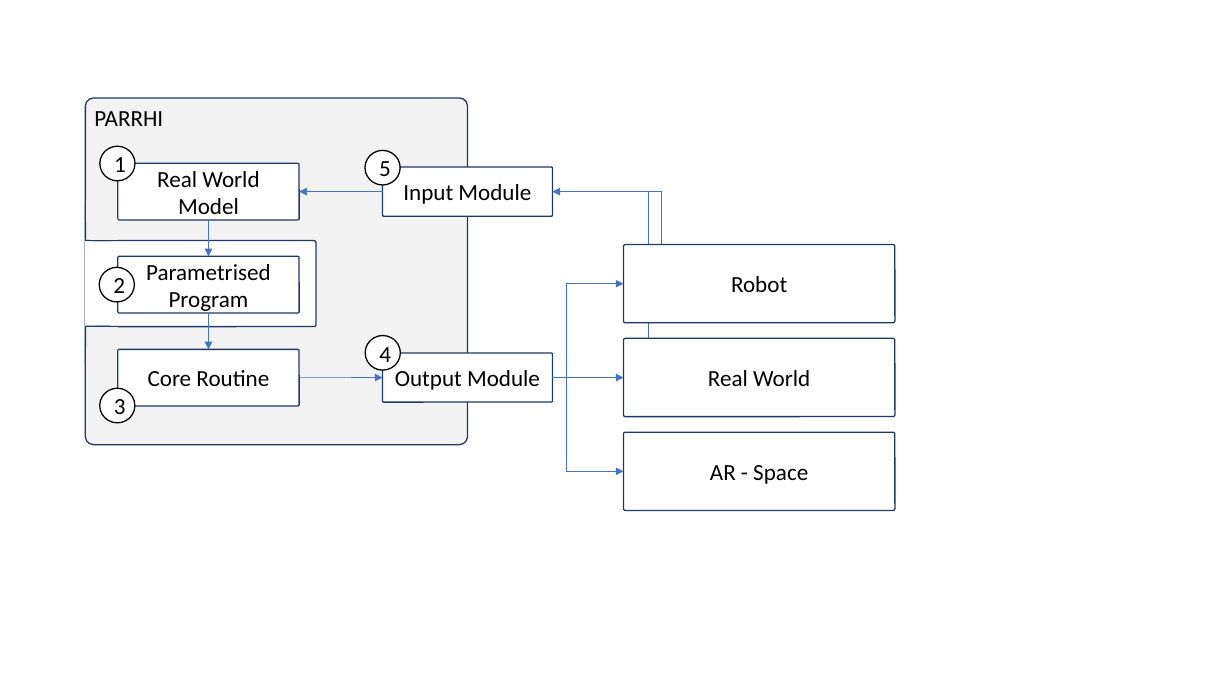
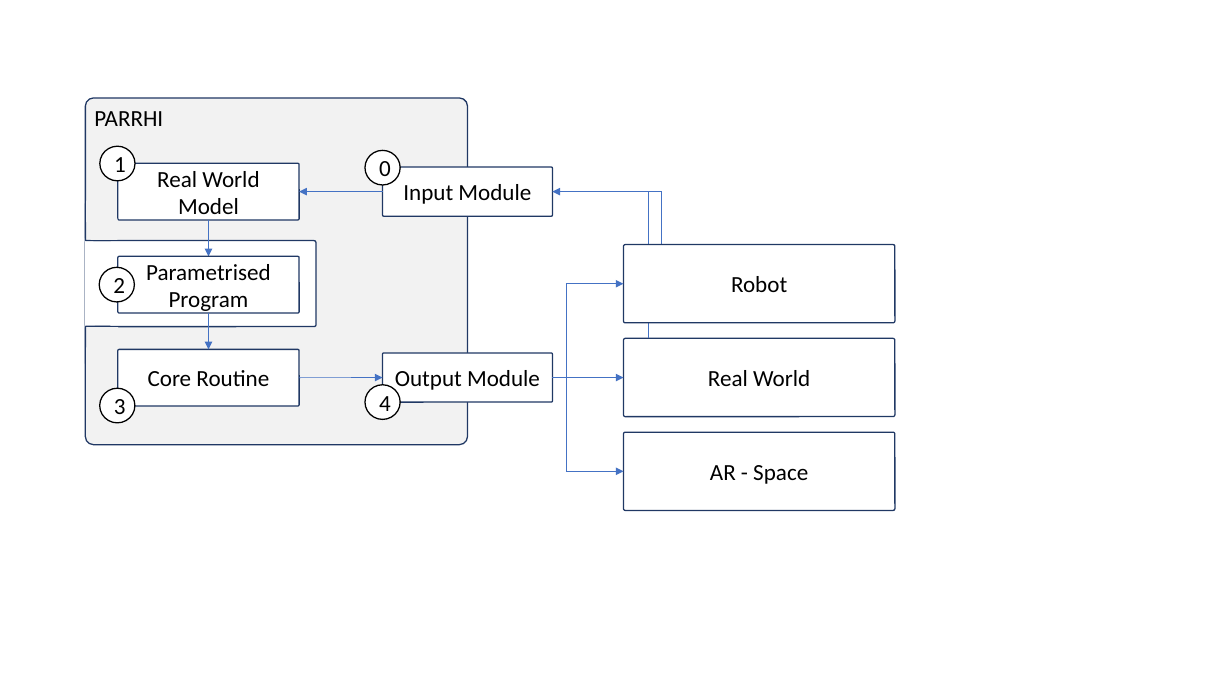
Before and after one commit to EricVoll/PARRHI, a slide deck: slide 3 of 02_Thesis/PARRHI_Thesis/Figures/FigureMaker.pptx. Drawn at 1232x693 pixels with LibreOffice and Linux fonts; fonts in the diff are those of the drawing. Boxes give left, top, right and bottom in pixels: in the first picture for what was removed or moved away, otherwise in the second. Text is boxed around its words. In the diff, an @@ line names an element or a change of style, - is before the commit and + after.

```diff
--- a/02_Thesis/PARRHI_Thesis/Figures/FigureMaker.pptx
+++ b/02_Thesis/PARRHI_Thesis/Figures/FigureMaker.pptx
@@ text in ellipse at bbox=[379, 161, 391, 183]: text changed @@
-5
+0
@@ ellipse "4": place and size @@
-ellipse "4" at bbox=[365, 335, 400, 370]
+ellipse "4" at bbox=[365, 384, 400, 419]
```
Also in this commit, not shown: 1 slide added, 10 other files.
